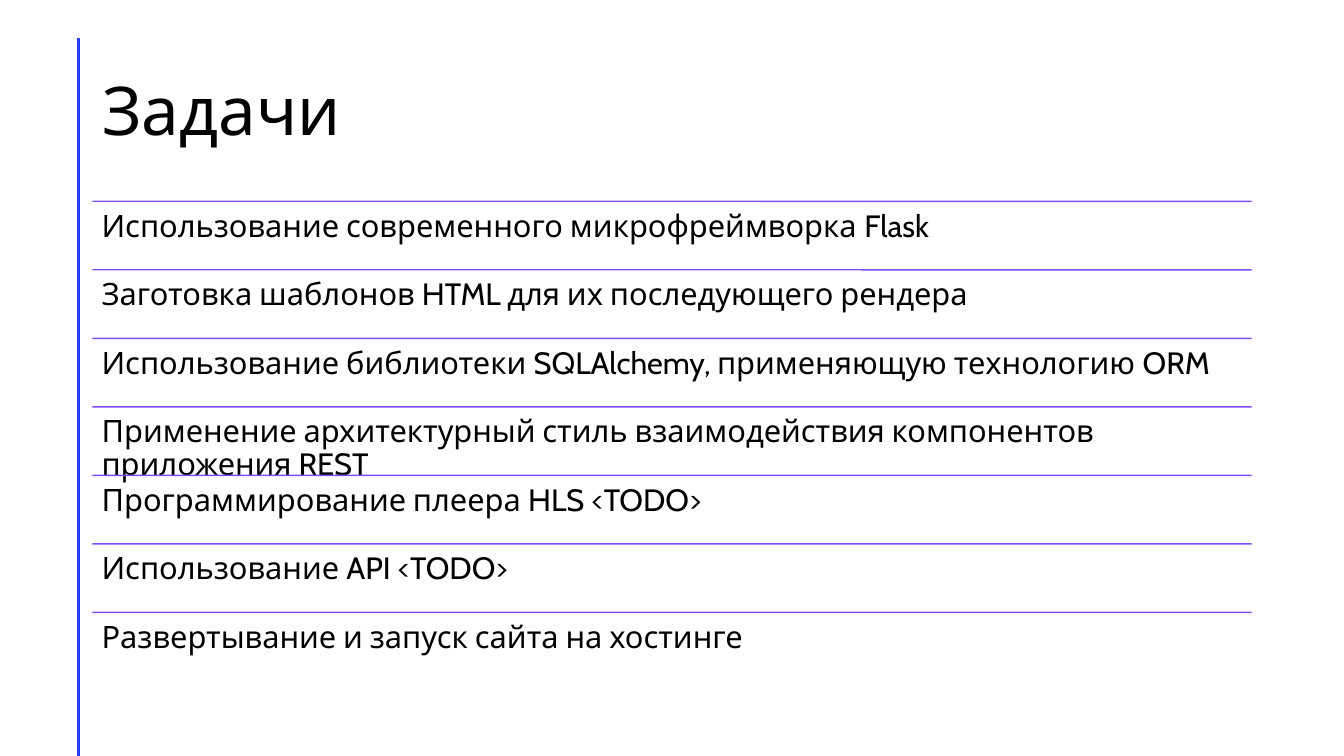
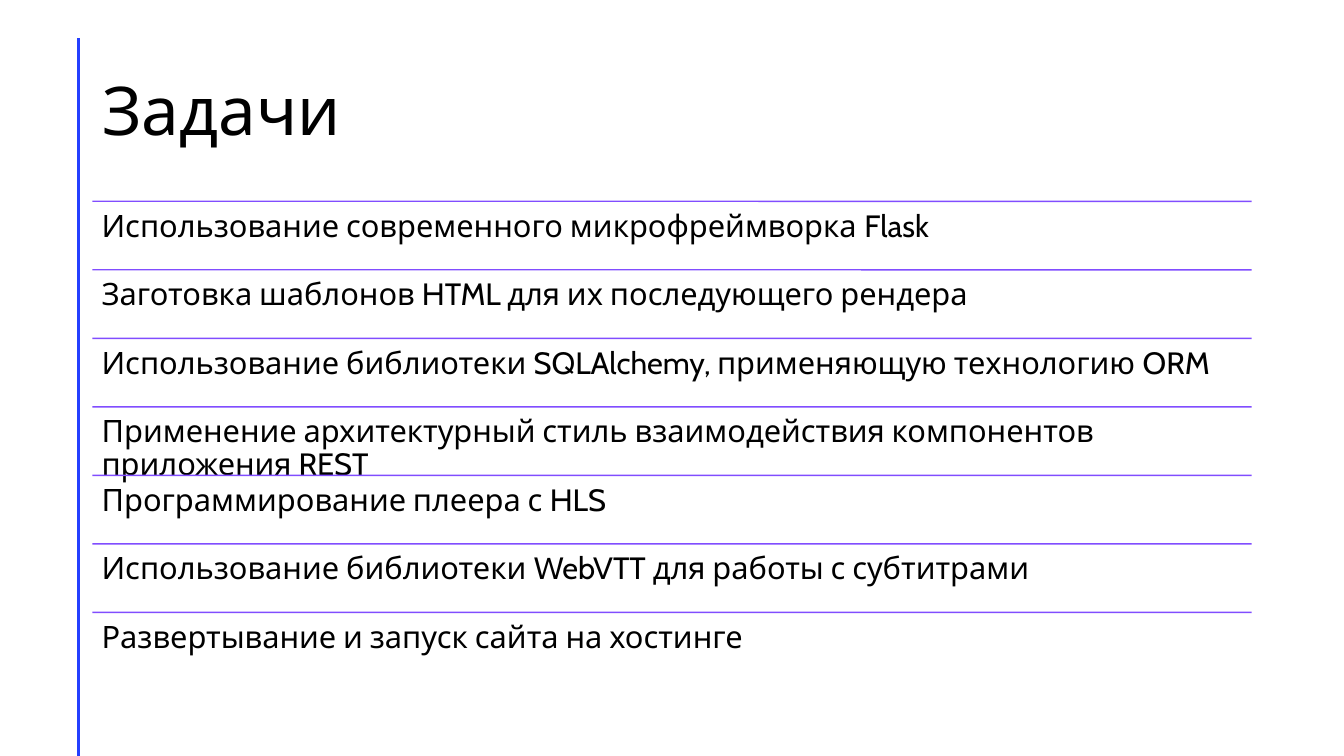
Before and after one commit to AlexSavelev/MoviePoint, a slide deck: slide 4 of presentation/Presentation.pptx. Drawn at 1344x756 pixels with LibreOffice and Linux fonts; fonts in the diff are those of the drawing. Boxes give left, top, right and bottom in pixels: in the first picture for what was removed or moved away, otherwise in the second. Text is boxed around its words. In the diff, an @@ line names an element or a change of style, - is before the commit and + after.

Commit message:
update Presentation

```diff
--- a/presentation/Presentation.pptx
+++ b/presentation/Presentation.pptx
@@ text at [102, 482, 606, 519]: text changed @@
-Программирование плеера HLS <TODO>
+Программирование плеера с HLS
@@ text at [102, 555, 1029, 587]: text changed @@
-Использование API <TODO>
+Использование библиотеки WebVTT для работы с субтитрами
```
